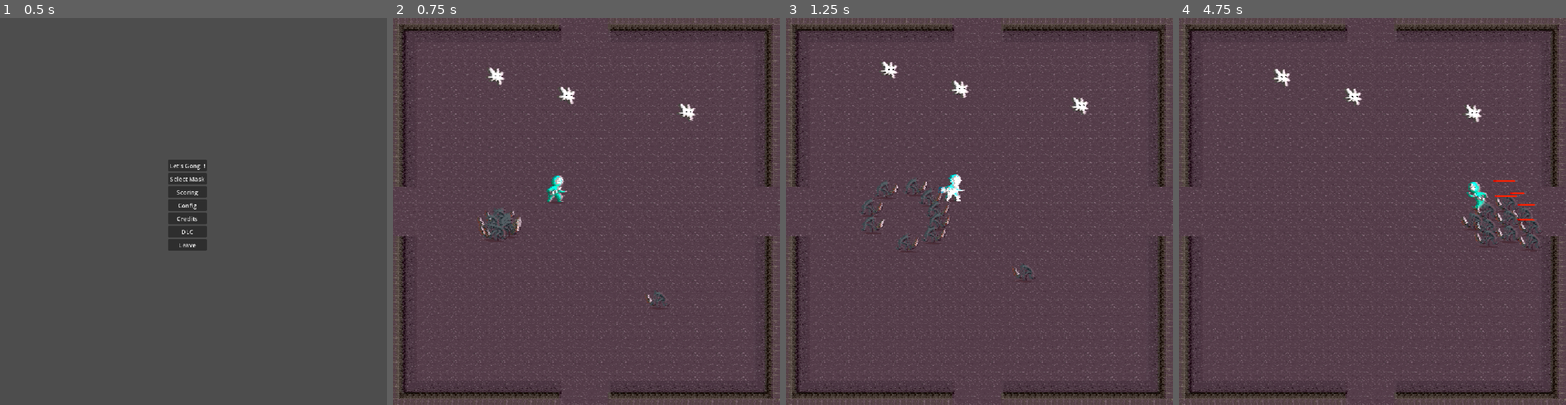
Above: before the commit, frames 1-4 (left to right).
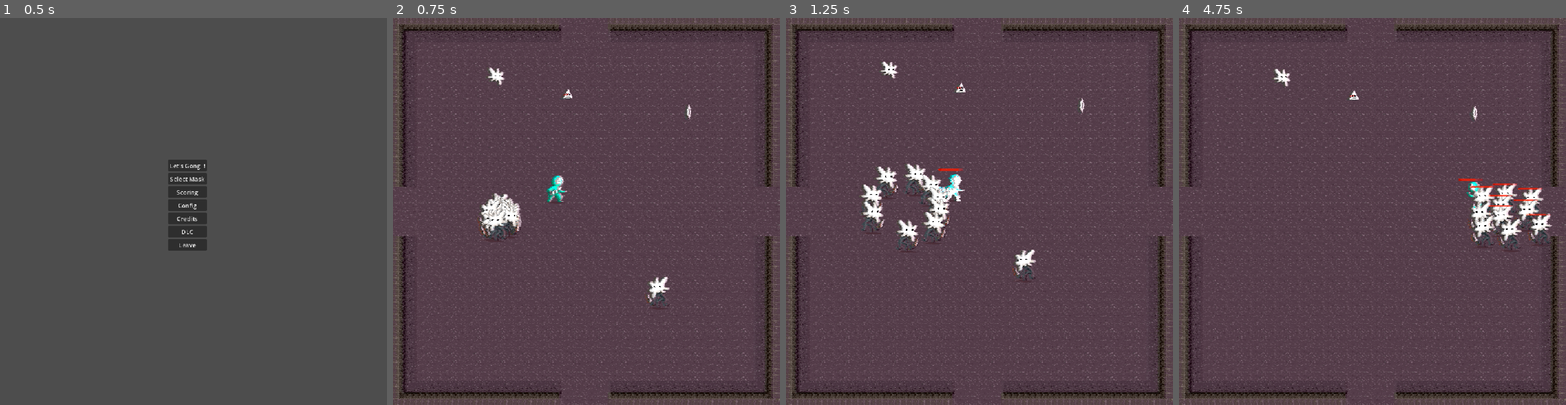
Above: after the commit, the same moments.

Repository: HephepTeam/GGJ2026
Game: Godot game, scene res://scenes/menus/main_menu.tscn
Same seed, same stepped clock (60 frames per second), same inputs: the game is played once before the commit and once after it. The project has no main scene, so this scene is started directly. The engine's default icon, where the game draws it, is replaced by a stand-in: a white triangle on a blue panel in a dark square.
Inputs (mouse positions are in pixels of both pictures, inside the frame that each line leads up to):
- Up to frame 1 (0.5 s): no input
- Up to frame 2 (0.75 s): click "Let's Gong !" at 0.5 s
- Up to frame 3 (1.25 s): no input
- Up to frame 4 (4.75 s): move the mouse to (1457, 192) at 1.27 s; hold Right (ui_right) 1.28-2.03 s; move the mouse to (1295, 230) at 2.02 s; hold Down (ui_down) 2.03-2.78 s; move the mouse to (1411, 126) at 2.77 s; hold Right (ui_right) 2.78-3.53 s; move the mouse to (1353, 288) at 3.52 s; hold Up (ui_up) 3.53-4.28 s; move the mouse to (1488, 269) at 4.27 s; hold Left (ui_left) from 4.28 s (still down)

Frame 1 is identical in both runs. In frame 2, 1.0% of the frame differs, in the area x 22-79%, y 17-73%; in frame 3, 1.8%; in frame 4, 2.4%, in the area x 43-97%, y 18-61%.

Commit message:
Fixes pre-demo issues.

Diff:
--- a/ressources/mask2.tres
+++ b/ressources/mask2.tres
@@ -1,12 +1,12 @@
-[gd_resource type="Resource" script_class="MaskData" format=3 uid="uid://cqldh5igkrkqk"]
+[gd_resource type="Resource" script_class="MaskData" format=3 uid="uid://cel4wpflqmuuf"]
 
 [ext_resource type="Texture2D" uid="uid://bp8skeuengvau" path="res://assets/Masks/mask3.png" id="1_mp6y1"]
 [ext_resource type="Script" uid="uid://b4j6vx2yiydvx" path="res://ressources/MaskData.gd" id="1_ppqu2"]
-[ext_resource type="Texture2D" uid="uid://71wiimovlygc" path="res://assets/player/masks/speed.png" id="2_qde15"]
+[ext_resource type="Texture2D" uid="uid://b2eyuksi0mnka" path="res://assets/player/masks/force.png" id="2_mp6y1"]
 
 [resource]
 script = ExtResource("1_ppqu2")
 mask_texture = ExtResource("1_mp6y1")
-player_mask_texture = ExtResource("2_qde15")
+player_mask_texture = ExtResource("2_mp6y1")
 power_bonus = 2.0
 metadata/_custom_type_script = "uid://b4j6vx2yiydvx"
--- a/scenes/Enemy/enemy.tscn
+++ b/scenes/Enemy/enemy.tscn
@@ -2,8 +2,10 @@
 
 [ext_resource type="Script" uid="uid://bwx3mlnub2biq" path="res://scenes/Enemy/enemy.gd" id="1_84vye"]
 [ext_resource type="Texture2D" uid="uid://b67t2080ebv8i" path="res://assets/minion_body.png" id="2_eacat"]
+[ext_resource type="Resource" uid="uid://cow18rshugplg" path="res://ressources/mask0.tres" id="2_grfqg"]
 [ext_resource type="Texture2D" uid="uid://deqfjb1rqis7t" path="res://assets/shadow.png" id="2_ixhtt"]
 [ext_resource type="Texture2D" uid="uid://d3v8eynat77lb" path="res://assets/icon.svg" id="2_vamnb"]
+[ext_resource type="PackedScene" uid="uid://bc5uvvrbrsij1" path="res://scenes/healthbar.tscn" id="6_eacat"]
 
 [sub_resource type="SpriteFrames" id="SpriteFrames_q0kbr"]
 animations = [{
@@ -28,21 +30,11 @@
 radius = 23.0
 height = 72.0
 
-[sub_resource type="StyleBoxEmpty" id="StyleBoxEmpty_ixhtt"]
-
-[sub_resource type="StyleBoxFlat" id="StyleBoxFlat_wfr8x"]
-bg_color = Color(1, 0.1254902, 0, 1)
-corner_radius_top_right = 2
-corner_radius_bottom_right = 2
-
-[sub_resource type="Theme" id="Theme_ebm38"]
-ProgressBar/styles/background = SubResource("StyleBoxEmpty_ixhtt")
-ProgressBar/styles/fill = SubResource("StyleBoxFlat_wfr8x")
-
 [node name="Enemy" type="CharacterBody2D" unique_id=1661876933 groups=["enemy"]]
 collision_layer = 2
 collision_mask = 8
 script = ExtResource("1_84vye")
+mask = ExtResource("2_grfqg")
 
 [node name="Shadow" type="Sprite2D" parent="." unique_id=2114353493]
 texture = ExtResource("2_ixhtt")
@@ -81,15 +73,7 @@
 shape = SubResource("CapsuleShape2D_eacat")
 debug_color = Color(0.91857046, 0.17176548, 0.56811786, 0.41960785)
 
-[node name="healthbar" type="ProgressBar" parent="." unique_id=1560468976]
-visible = false
-offset_left = -32.0
-offset_top = -83.0
-offset_right = 32.0
-offset_bottom = -79.0
-theme = SubResource("Theme_ebm38")
-value = 50.0
-show_percentage = false
+[node name="healthbar" parent="." unique_id=1008328001 instance=ExtResource("6_eacat")]
 
 [connection signal="area_entered" from="Area2D" to="." method="_on_area_2d_area_entered"]
 [connection signal="area_exited" from="Area2D" to="." method="_on_area_2d_area_exited"]
--- a/scenes/Player/player.gd
+++ b/scenes/Player/player.gd
@@ -3,7 +3,7 @@
 
 signal dead
 
-const MAX_HEALTH = 500.0
+const MAX_HEALTH = 100.0
 
 @export var projectile_scene: PackedScene
 @export var damage_bomb_scene : PackedScene
@@ -18,7 +18,6 @@
 @onready var shoot_point: Marker2D = $Body/Mask/ShootPoint
 
 @export var projectile_data : ProjectileData
-@export var shoot_rate := 1.0
 
 var body_direction = 1.0
 var _cooldown_hit = false
@@ -28,10 +27,6 @@
 
 func set_data(data: MaskData):
 	update_cadence(data.cadence_bonus)
-
-
-func _ready():
-	cooldown_shoot.start(shoot_rate)
 
 func _physics_process(delta):
 	var direction = Input.get_vector(
@@ -56,8 +51,13 @@
 	knockback_dir = knockback_dir.lerp(Vector2.ZERO, delta * 5.0)
 	move_and_slide()
 
+func _process(delta: float) -> void:
+	if health < MAX_HEALTH:
+		$healthbar.show()
+		$healthbar.value = health
+
 func update_cadence(new_cadence: float):
-	shoot_rate = 60.0 / new_cadence
+	$CooldownShoot.wait_time = 1.0 / new_cadence
 
 func update_power(new_power: float):
 	projectile_data.power = new_power
@@ -114,8 +114,6 @@
 	if target:
 		shoot(target.global_position)
 
-	cooldown_shoot.start(shoot_rate)
-
 
 func _on_projectile_touched(pos: Vector2):
 	var inst = damage_bomb_scene.instantiate()
--- a/scenes/Player/player.tscn
+++ b/scenes/Player/player.tscn
@@ -8,6 +8,7 @@
 [ext_resource type="Texture2D" uid="uid://buvaowlekgewx" path="res://assets/player/idle.png" id="5_uxo23"]
 [ext_resource type="Texture2D" uid="uid://bq0rqps4hawe4" path="res://assets/player/run0.png" id="6_n7rn1"]
 [ext_resource type="Texture2D" uid="uid://rwl1oqpwo326" path="res://assets/player/run1.png" id="7_7tfl1"]
+[ext_resource type="PackedScene" uid="uid://bc5uvvrbrsij1" path="res://scenes/healthbar.tscn" id="9_wwtew"]
 
 [sub_resource type="SpriteFrames" id="SpriteFrames_a3d8c"]
 animations = [{
@@ -47,7 +48,6 @@
 projectile_scene = ExtResource("2_c4h5g")
 damage_bomb_scene = ExtResource("3_hvfru")
 projectile_data = ExtResource("3_uiqp4")
-shoot_rate = 0.5
 
 [node name="Shadow" type="Sprite2D" parent="." unique_id=411555806]
 texture = ExtResource("5_n7rn1")
@@ -79,12 +79,15 @@
 shape = SubResource("CapsuleShape2D_uiqp4")
 
 [node name="CooldownShoot" type="Timer" parent="." unique_id=632822541]
-one_shot = true
+wait_time = 0.5
 autostart = true
 
 [node name="CooldownHit" type="Timer" parent="." unique_id=1272805829]
 one_shot = true
 
+[node name="healthbar" parent="." unique_id=1008328001 instance=ExtResource("9_wwtew")]
+offset_top = -86.0
+
 [connection signal="area_entered" from="Repulse" to="." method="_on_repulse_area_entered"]
 [connection signal="timeout" from="CooldownShoot" to="." method="_on_timer_timeout"]
 [connection signal="timeout" from="CooldownHit" to="." method="_on_cooldown_hit_timeout"]
--- a/scenes/game_scene.tscn
+++ b/scenes/game_scene.tscn
@@ -2,8 +2,11 @@
 
 [ext_resource type="PackedScene" uid="uid://7h053ghxefjb" path="res://scenes/map.tscn" id="1_ycayy"]
 [ext_resource type="PackedScene" uid="uid://cp0bf0rdxvw1s" path="res://scenes/Player/player.tscn" id="2_bw6k5"]
+[ext_resource type="Resource" uid="uid://cow18rshugplg" path="res://ressources/mask0.tres" id="3_utbpp"]
 [ext_resource type="PackedScene" uid="uid://imwi3ugshkya" path="res://scenes/Enemy/enemy.tscn" id="3_y3j0m"]
 [ext_resource type="Script" uid="uid://cqdugo8vm245l" path="res://scenes/camera_2d.gd" id="4_bw6k5"]
+[ext_resource type="Resource" path="res://ressources/mask1.tres" id="4_mw25s"]
+[ext_resource type="Resource" uid="uid://cel4wpflqmuuf" path="res://ressources/mask2.tres" id="5_tcjrq"]
 [ext_resource type="PackedScene" uid="uid://ddegyt03bek3q" path="res://scenes/collectible/mask.tscn" id="5_y3j0m"]
 [ext_resource type="Shader" uid="uid://svvmaw52uucw" path="res://shaders/strength.gdshader" id="6_rurhu"]
 [ext_resource type="PackedScene" uid="uid://8b7lnpmvdgip" path="res://scenes/menus/paused_menu.tscn" id="7_kk2rg"]
@@ -29,12 +32,15 @@
 
 [node name="Mask" parent="Entities" unique_id=294908437 instance=ExtResource("5_y3j0m")]
 position = Vector2(273, 172)
+data = ExtResource("3_utbpp")
 
 [node name="Mask2" parent="Entities" unique_id=2125087479 instance=ExtResource("5_y3j0m")]
 position = Vector2(778, 267)
+data = ExtResource("4_mw25s")
 
 [node name="Mask3" parent="Entities" unique_id=657335983 instance=ExtResource("5_y3j0m")]
 position = Vector2(461, 223)
+data = ExtResource("5_tcjrq")
 
 [node name="TileMap" parent="Entities" unique_id=103331890 instance=ExtResource("1_ycayy")]
 
--- /dev/null
+++ b/scenes/healthbar.tscn
@@ -0,0 +1,24 @@
+[gd_scene format=3 uid="uid://bc5uvvrbrsij1"]
+
+[sub_resource type="StyleBoxFlat" id="StyleBoxFlat_qc6vu"]
+bg_color = Color(1, 0, 0, 0.49803922)
+
+[sub_resource type="StyleBoxFlat" id="StyleBoxFlat_wfr8x"]
+bg_color = Color(1, 0.1254902, 0, 1)
+corner_radius_top_right = 2
+corner_radius_bottom_right = 2
+
+[sub_resource type="Theme" id="Theme_ebm38"]
+ProgressBar/styles/background = SubResource("StyleBoxFlat_qc6vu")
+ProgressBar/styles/fill = SubResource("StyleBoxFlat_wfr8x")
+
+[node name="healthbar" type="ProgressBar" unique_id=1008328001]
+visible = false
+modulate = Color(1, 1, 1, 0.6392157)
+offset_left = -32.0
+offset_top = -83.0
+offset_right = 32.0
+offset_bottom = -79.0
+theme = SubResource("Theme_ebm38")
+value = 100.0
+show_percentage = false
--- a/scenes/managers/globals.gd
+++ b/scenes/managers/globals.gd
@@ -4,9 +4,9 @@
 
 var EnemyAround = []
 
-var current_cadence: float
-var current_power: float
-var current_range: float
+var current_cadence := 2.0
+var current_power := 1.0
+var current_range := 1.0
 
 func get_enemy_around() -> Array[Enemy]:
 	var enemies: Array[Enemy] = []
